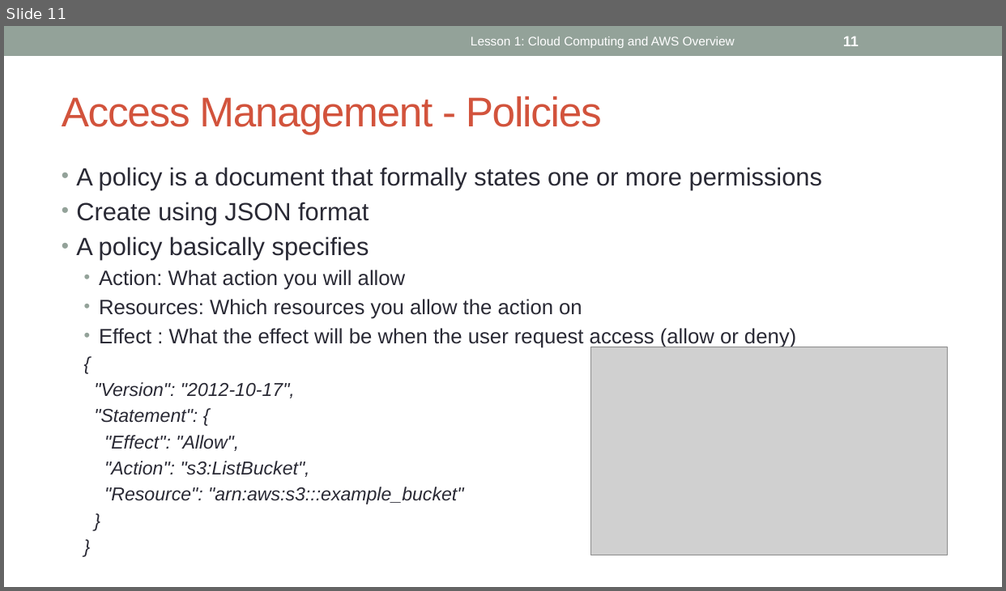
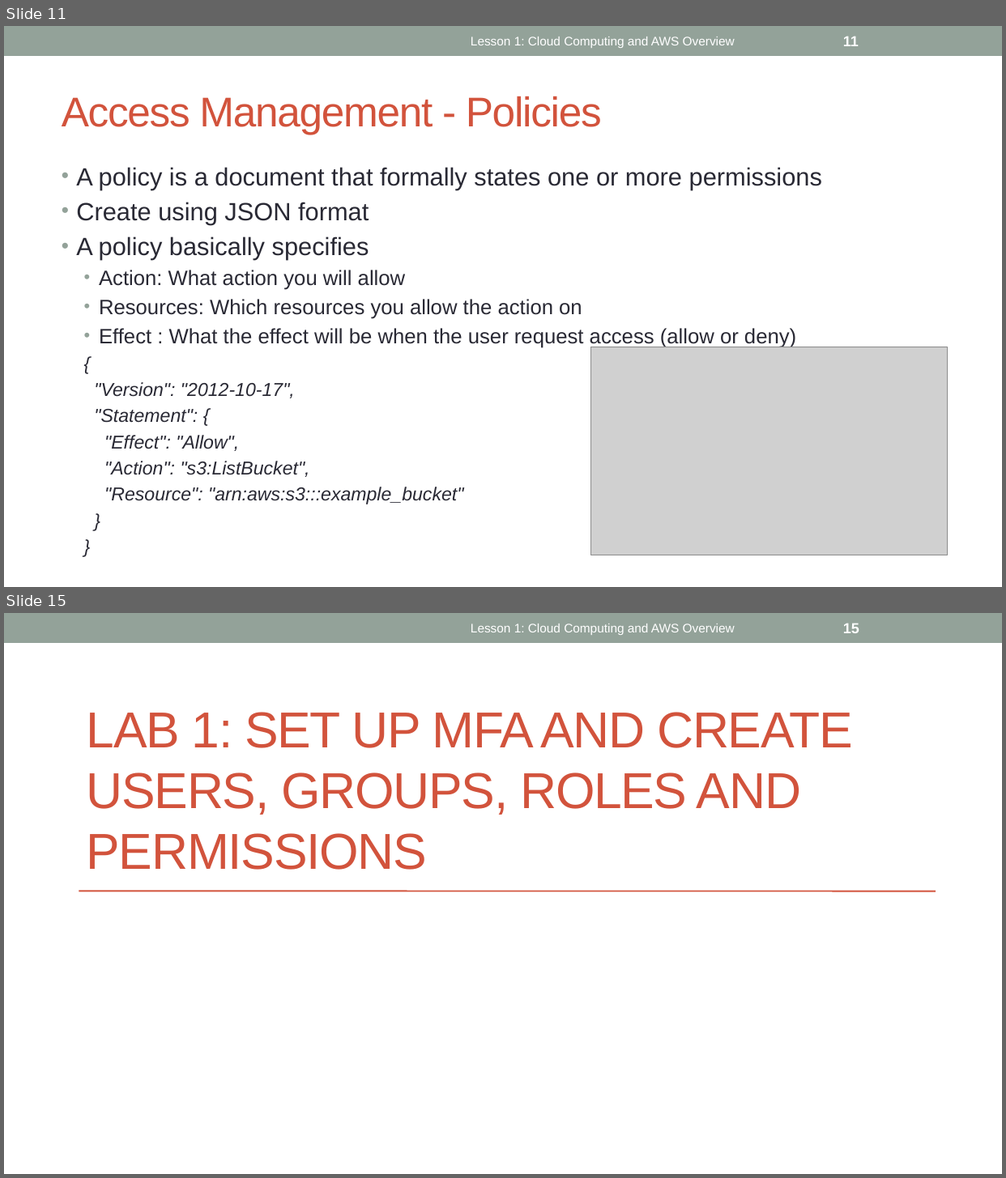
Before and after one commit to ignis01/aws101, a slide deck: aws101-2.pptx. Shown one above the other, each under a label of ours: slide 11 before the commit, slides 11 and 15 after it; the slides between them are not shown. The pictures are 1006x591 and 1006x1178 pixels, drawn with LibreOffice and Linux fonts; fonts in the diff are those of the drawing; grey boxes stand for pictures. Boxes give left, top, right and bottom in pixels: in the first picture for what was removed or moved away, otherwise in the second. Text is boxed around its words. In the diff, an @@ line names an element or a change of style, - is before the commit and + after.

```diff
--- a/aws101-2.pptx
+++ b/aws101-2.pptx
@@ slide 15 added at box(4, 613, 1002, 1174), background #FFFFFF; not listed: 1 template element that a slide beside it also shows @@
@@ text added at box(471, 624, 735, 635), 12 pt, text #FFFFFF @@
+Lesson 1: Cloud Computing and AWS Overview
@@ page number added at box(843, 624, 859, 633), 14 pt, text #FFFFFF, bold @@
+15
@@ title added at box(87, 712, 853, 870), 48.6 pt, text #D2533C @@
+LAB 1: SET UP MFA AND CREATE USERS, GROUPS, ROLES AND PERMISSIONS
@@ line added from (79, 892) to (936, 892), #D2533C 1.5 pt @@
```
Also in this commit, not shown: 1 slide changed, 3 other slides added.
